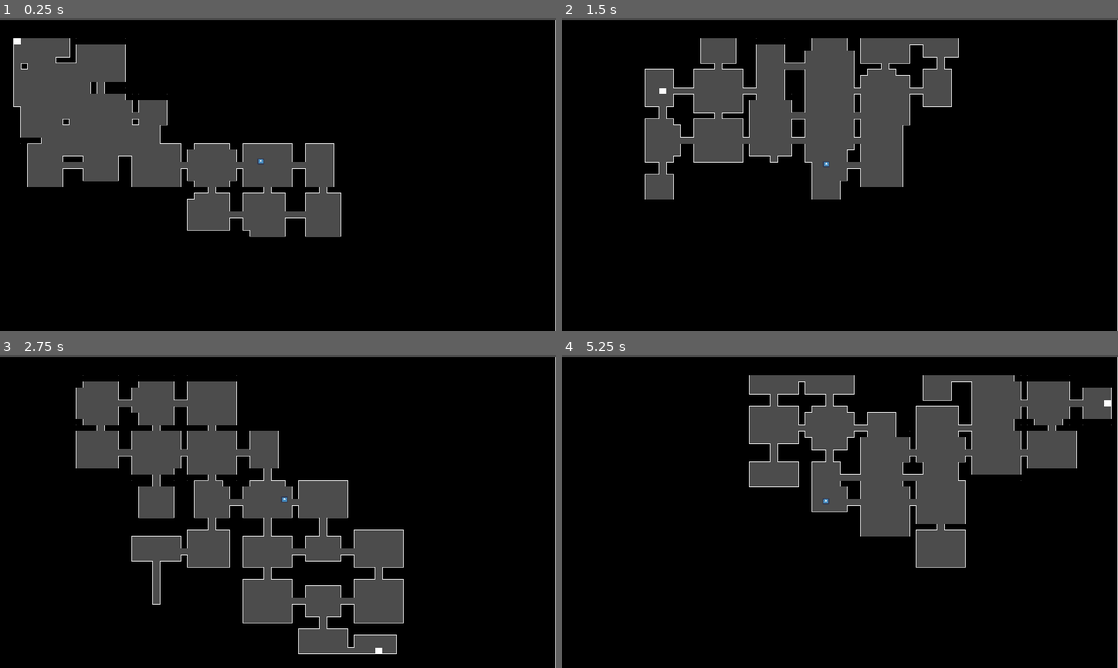
Above: before the commit, frames 1-4 (two rows, left to right).
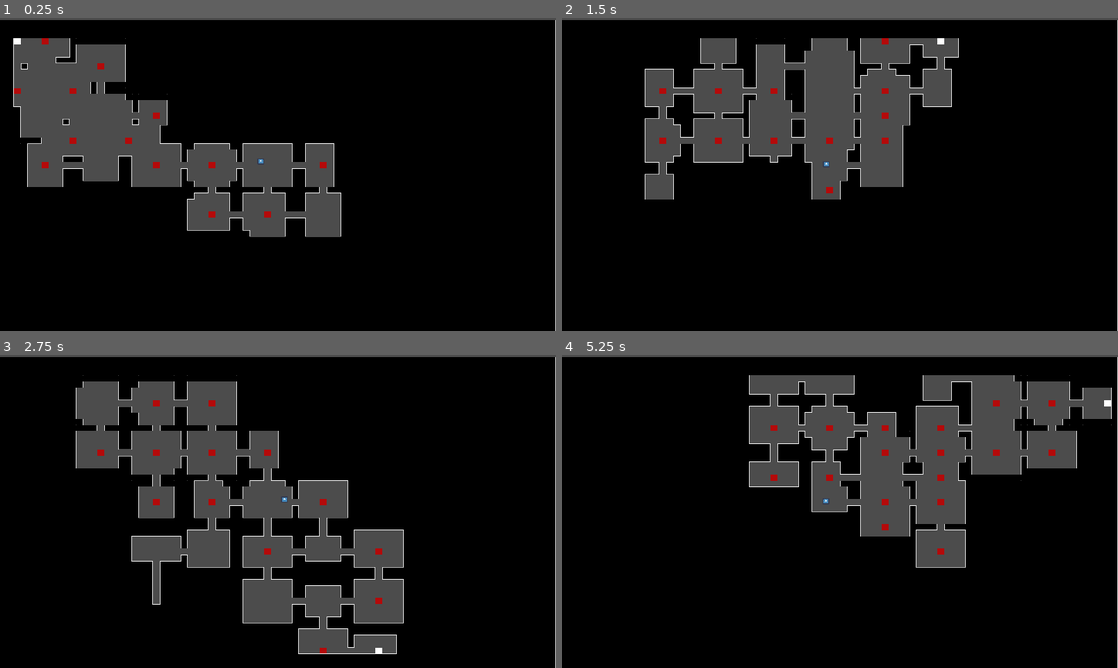
Above: after the commit, the same moments.

Repository: RyqShaw/May-Project
Game: Godot game, scene res://Levels/BaseLevel.tscn
The game is run twice, just before and just after one commit, with the same random seed, the same clock (stepped at 60 frames per second) and the same inputs. The project has no main scene, so this scene is started directly. The engine's default icon, where the game draws it, is replaced by a stand-in: a white triangle on a blue panel in a dark square.
Inputs:
- Up to frame 1 (0.25 s): no input
- Up to frame 2 (1.5 s): tap Enter (ui_accept) at 0.5, 0.77, 1.25 s; hold Right (ui_right) 0.53-1.28 s; hold Down (ui_down) from 1.28 s (still down)
- Up to frame 3 (2.75 s): tap Enter (ui_accept) at 1.52, 2 s; release Down (ui_down) at 2.03 s; hold Right (ui_right) from 2.03 s (still down)
- Up to frame 4 (5.25 s): release Right (ui_right) at 2.78 s; hold Up (ui_up) 2.78-3.53 s; tap Enter (ui_accept) at 3.02, 3.5, 3.77, 4.25, 4.52, 5 s; hold Left (ui_left) 3.53-5.03 s; hold Down (ui_down) from 5.03 s (still down)

The runs differ from the first frame. In frame 1, 0.3% of the frame differs, in the area x 2-59%, y 6-64%; in frame 2, 0.3%; in frame 3, 0.3%; in frame 4, 0.4%, in the area x 37-89%, y 14-64%.

Commit message:
Further Enemy Randomization

Diff:
--- a/Levels/BaseLevel.gd
+++ b/Levels/BaseLevel.gd
@@ -2,6 +2,7 @@
 
 const Player = preload("res://Player/Player.tscn")
 const Exit = preload("res://Levels/ExitDoor.tscn")
+const Enemy = preload("res://Levels/EnemyTester.tscn")
 
 # Borders, makes it 1 tile border, makes 38 long and 21 high room to choose from
 var borders = Rect2(2,2,77,45)
@@ -16,15 +17,24 @@
 func generate_level():
 	var walker = Walker.new(Vector2(38,22),borders)
 	var map = walker.walk(400)
+	var rooms = walker.get_rooms()
 
 	var player = Player.instance()
 	add_child(player)
-	player.position = map.front() * 32
+	player.position = map.pop_front() * 32
 
 	var exit = Exit.instance()
 	add_child(exit)
 	exit.position = walker.get_end_room().position * 32 #depending on if distance from exit or whatever object being generated matters, get_end_room can be replaced with rooms.back()
 	exit.connect("leaving_level", self, "reload_level")
+
+	for i in rooms:
+		if randf() < 0.75:
+			var enemy = Enemy.instance()
+			add_child(enemy)
+			enemy.position = walker.get_room().position * 32
+			if player.position.distance_to(enemy.position) <= 32 or exit.position.distance_to(enemy.position) <= 32:
+				enemy.free()
 
 	walker.queue_free()
 	for location in map:
--- /dev/null
+++ b/Levels/EnemyTester.tscn
@@ -0,0 +1,16 @@
+[gd_scene load_steps=2 format=2]
+
+[sub_resource type="RectangleShape2D" id=1]
+
+[node name="EnemyTester" type="Area2D"]
+collision_layer = 0
+collision_mask = 0
+
+[node name="ColorRect" type="ColorRect" parent="."]
+margin_right = 32.0
+margin_bottom = 32.0
+color = Color( 0.709804, 0.0431373, 0.0431373, 1 )
+
+[node name="CollisionShape2D" type="CollisionShape2D" parent="."]
+position = Vector2( 16, 16 )
+shape = SubResource( 1 )
--- a/Levels/Walker.gd
+++ b/Levels/Walker.gd
@@ -75,3 +75,15 @@
 		if starting_position.distance_to(room.position) > starting_position. distance_to(end_room.position):
 			end_room = room
 	return end_room
+
+func get_rooms():
+	return rooms
+
+func get_room():
+	rooms.shuffle()
+	var room
+	if randf() < 0.5:
+		room = rooms.pop_back()
+	else:
+		room = rooms.pop_front()
+	return room
--- a/Player/Player.tscn
+++ b/Player/Player.tscn
@@ -17,3 +17,6 @@
 
 [node name="CollisionShape2D" type="CollisionShape2D" parent="."]
 shape = SubResource( 1 )
+
+[node name="Camera2D" type="Camera2D" parent="."]
+zoom = Vector2( 0.25, 0.25 )
